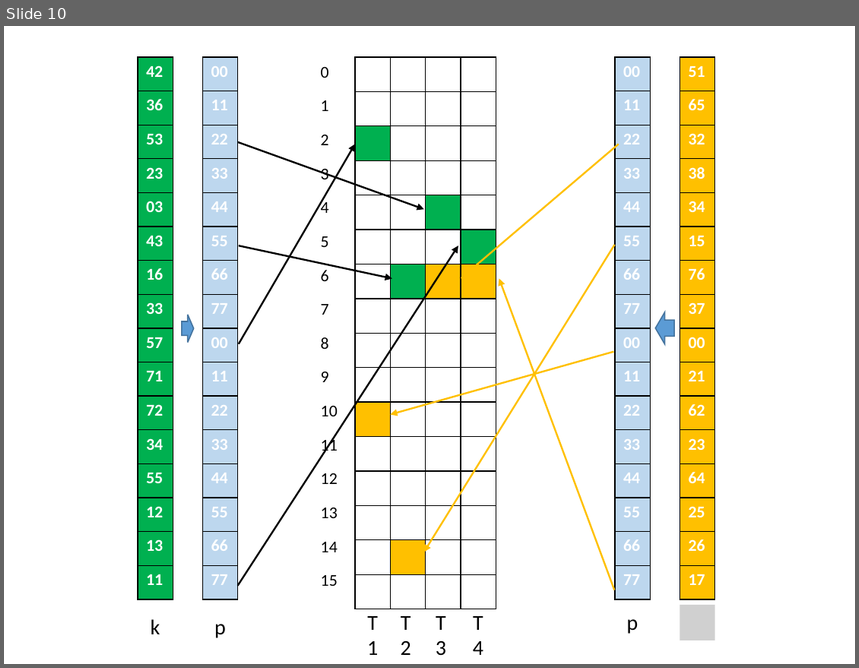
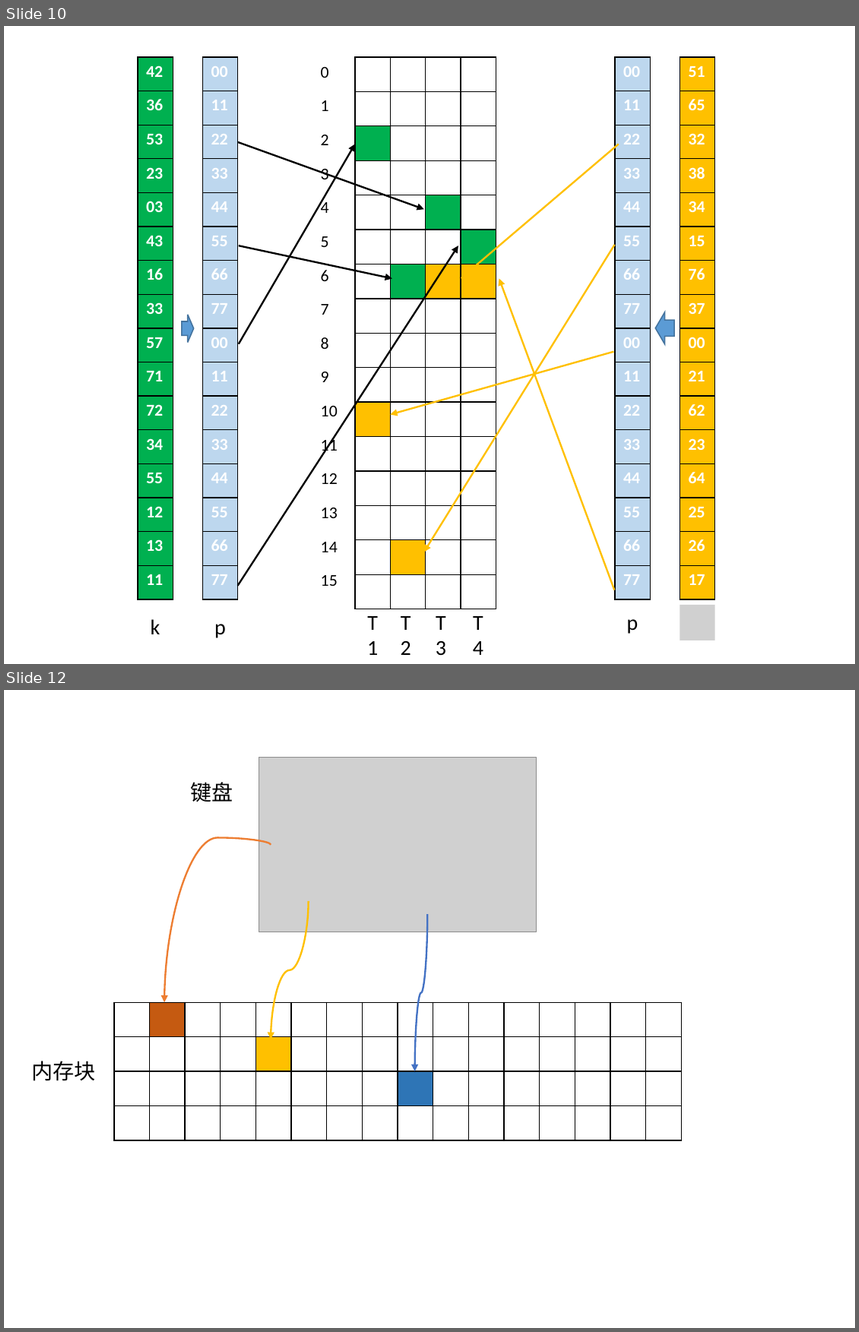
Before and after one commit to leborn0101/graduation, a slide deck: 论文图片.pptx. Shown one above the other, each under a label of ours: slide 10 before the commit, slides 10 and 12 after it; the slides between them are not shown. The pictures are 859x668 and 859x1332 pixels, drawn with LibreOffice and Linux fonts; fonts in the diff are those of the drawing; grey boxes stand for pictures. Boxes give left, top, right and bottom in pixels: in the first picture for what was removed or moved away, otherwise in the second. Text is boxed around its words. In the diff, an @@ line names an element or a change of style, - is before the commit and + after.

```diff
--- a/论文图片.pptx
+++ b/论文图片.pptx
@@ slide 12 added at (4, 690, 855, 1328), background #FFFFFF @@
@@ picture added at (259, 757, 537, 932) @@
@@ text added at (190, 782, 233, 802), 18 pt, text #000000 @@
+键盘
@@ curved arrow added from (271, 845) to (164, 1002), #ED7D31 1.5 pt @@
@@ curved arrow added from (309, 901) to (271, 1040), #FFC000 1.5 pt @@
@@ curved arrow added from (428, 914) to (415, 1072), #4472C4 1.5 pt @@
@@ table added at (113, 1002, 686, 1140), 4 rows, 16 columns @@
+ |  |  |  |  |  |  |  |  |  |  |  |  |  |  | 
+ |  |  |  |  |  |  |  |  |  |  |  |  |  |  | 
+ |  |  |  |  |  |  |  |  |  |  |  |  |  |  | 
+ |  |  |  |  |  |  |  |  |  |  |  |  |  |  | 
@@ text added at (32, 1061, 96, 1081), 18 pt, text #000000 @@
+内存块
```
Also in this commit, not shown: 1 other slide added, 3 other files.
